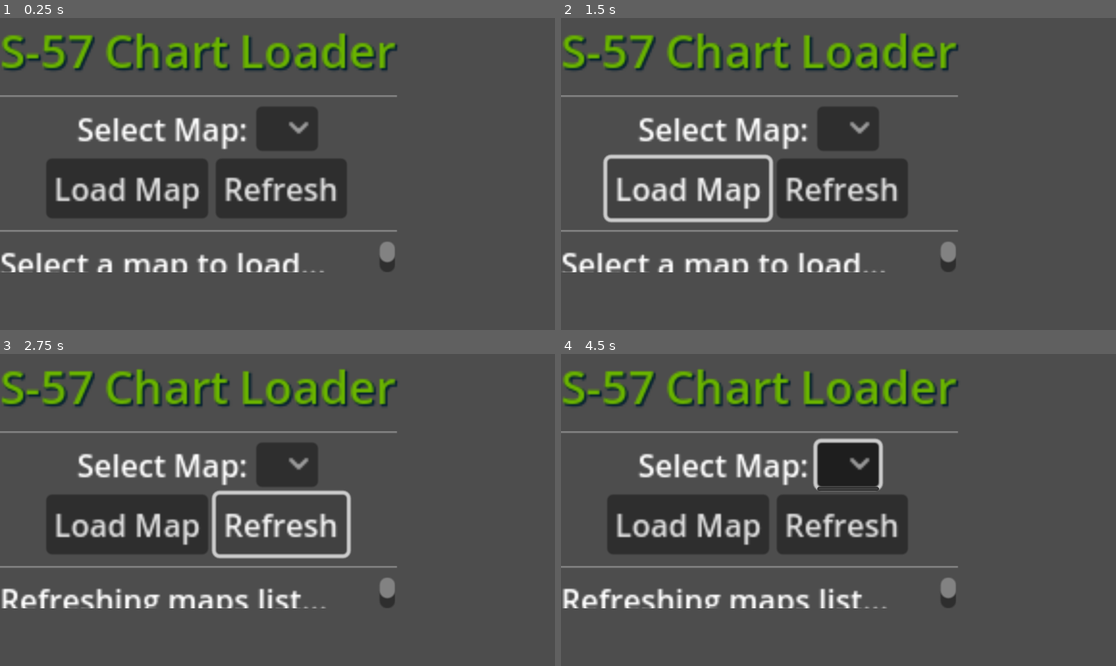
Above: before the commit, frames 1-4 (two rows, left to right).
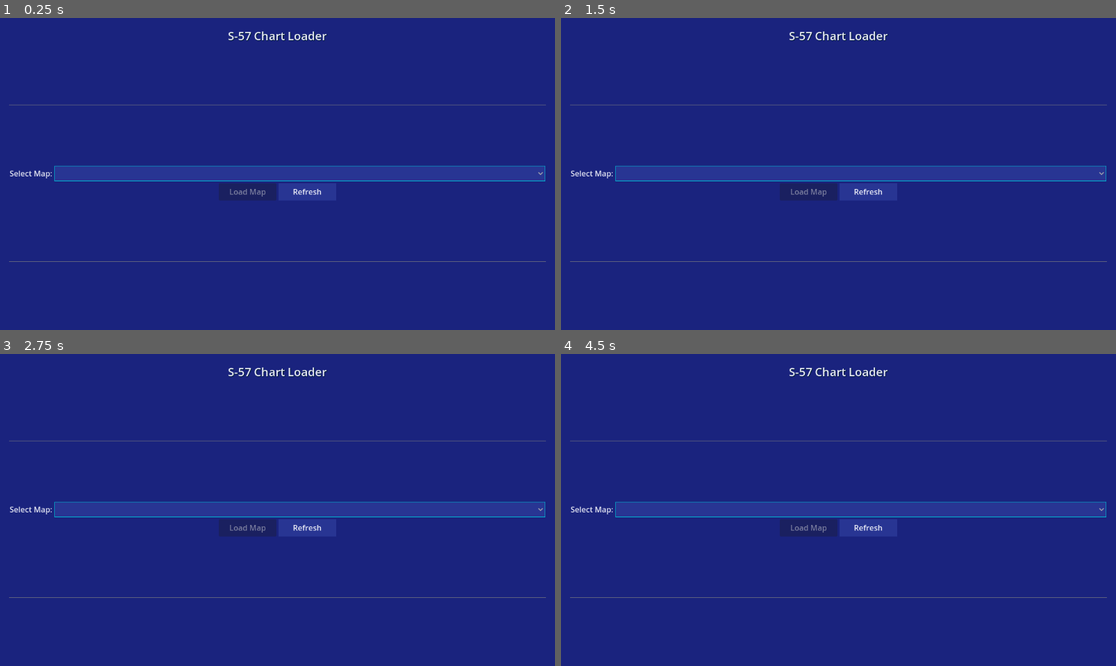
Above: after the commit, the same moments.

Repository: teakdemir/Godot_S57
Game: Godot game, scene res://scenes/WORLD/Main.tscn
The game is run twice, just before and just after one commit, with the same random seed, the same clock (stepped at 60 frames per second) and the same inputs. The project has no main scene, so this scene is started directly.
Inputs (mouse positions are in pixels of both pictures, inside the frame that each line leads up to; where the layout moved, square brackets give the same spot in the first picture):
- Up to frame 1 (0.25 s): no input
- Up to frame 2 (1.5 s): click (860, 174) [849, 127] at 0.5 s; click (688, 189) at 1.25 s, where only the run before the commit has a clickable "Load Map"
- Up to frame 3 (2.75 s): click "Refresh" at 2 s
- Up to frame 4 (4.5 s): click (860, 510) [849, 463] at 2.75 s; click "Refresh" at 3.5 s; click (860, 510) [849, 463] at 4.25 s

The runs differ from the first frame. In frame 1, 100% of the frame differs, in the area x 0-100%, y 0-100%; in frame 2, 100%; in frame 3, 100%; in frame 4, 100%.

Commit message:
butonlar bozuldu

Diff:
--- a/godot_s57/Scripts/WORLD_sc/UI.gd
+++ b/godot_s57/Scripts/WORLD_sc/UI.gd
@@ -4,23 +4,34 @@
 signal map_selected(map_id: int)
 signal refresh_requested
 
-@onready var map_dropdown: OptionButton = $VBoxContainer/HBoxContainer/MapDropdown
-@onready var load_button: Button = $VBoxContainer/HBoxContainer2/LoadButton
-@onready var refresh_button: Button = $VBoxContainer/HBoxContainer2/RefreshButton
-@onready var info_label: RichTextLabel = $VBoxContainer/InfoLabel
+@onready var map_dropdown: OptionButton = $MainMargin/VBoxContainer/HBoxContainer/MapDropdown
+@onready var load_button: Button = $MainMargin/VBoxContainer/HBoxContainer2/LoadButton
+@onready var refresh_button: Button = $MainMargin/VBoxContainer/HBoxContainer2/RefreshButton
+@onready var info_label: RichTextLabel = $MainMargin/VBoxContainer/InfoArea/InfoLabel
 
 var available_maps: Array[MapData.ChartInfo] = []
 var selected_map_id: int = -1
 
 func _ready():
-	load_button.pressed.connect(_on_load_pressed)
-	refresh_button.pressed.connect(_on_refresh_pressed)
-	map_dropdown.item_selected.connect(_on_map_selected)
+	# Null check before connecting
+	if map_dropdown:
+		map_dropdown.item_selected.connect(_on_map_selected)
+	if load_button:
+		load_button.pressed.connect(_on_load_pressed)
+	if refresh_button:
+		refresh_button.pressed.connect(_on_refresh_pressed)
 
-	load_button.disabled = true
-	info_label.text = "Select a map to load..."
+	# Safe text assignment
+	if info_label:
+		info_label.text = "Maritime Chart Analyzer Ready"
+
+	if load_button:
+		load_button.disabled = true
 
 func populate_maps(maps_data: Array):
+	if not map_dropdown or not info_label:
+		return
+
 	available_maps.clear()
 	map_dropdown.clear()
 
@@ -28,50 +39,47 @@
 		var chart_info = MapData.ChartInfo.new(map_data)
 		available_maps.append(chart_info)
 
-		var display_text = chart_info.map_name + " (" + str(chart_info.seaare_area_km2) + " km²)"
+		var display_text = chart_info.map_name + " | " + str(int(chart_info.seaare_area_km2)) + "km²"
 		map_dropdown.add_item(display_text)
 		map_dropdown.set_item_metadata(map_dropdown.get_item_count() - 1, chart_info.id)
 
 	info_label.text = "Found " + str(available_maps.size()) + " maps. Select one to load."
-	load_button.disabled = available_maps.is_empty()
+	if load_button:
+		load_button.disabled = available_maps.is_empty()
 
 func _on_map_selected(index: int):
+	if not info_label or not load_button:
+		return
+
 	if index >= 0 and index < available_maps.size():
 		selected_map_id = map_dropdown.get_item_metadata(index)
 		var selected_chart = available_maps[index]
 
-		info_label.text = "Selected: " + selected_chart.map_name + "\n"
-		info_label.text += "SEAARE Area: " + str(selected_chart.seaare_area_km2) + " km²\n"
-		info_label.text += "Objects: " + str(selected_chart.total_objects) + "\n"
-		info_label.text += "Scale will be: " + calculate_scale_info(selected_chart.seaare_area_km2)
+		var info_text = "Selected: " + selected_chart.map_name + "\n"
+		info_text += "Sea Area: " + str(selected_chart.seaare_area_km2) + " km²\n"
+		info_text += "Objects: " + str(selected_chart.total_objects)
 
+		info_label.text = info_text
 		load_button.disabled = false
 
-func calculate_scale_info(seaare_area: float) -> String:
-	if seaare_area < 100:
-		return "1:500 (Coastal Detail)"
-	elif seaare_area < 1000:
-		return "1:1000 (Approach Chart)"
-	elif seaare_area < 10000:
-		return "1:2000 (Regional Chart)"
-	else:
-		return "1:5000 (General Chart)"
-
 func _on_load_pressed():
-	if selected_map_id > 0:
+	if selected_map_id > 0 and info_label and load_button:
 		info_label.text += "\n\nLoading map..."
 		load_button.disabled = true
 		map_selected.emit(selected_map_id)
 
 func _on_refresh_pressed():
-	info_label.text = "Refreshing maps list..."
-	map_dropdown.clear()
-	load_button.disabled = true
-	refresh_requested.emit()
+	if info_label and map_dropdown and load_button:
+		info_label.text = "Refreshing maps list..."
+		map_dropdown.clear()
+		load_button.disabled = true
+		refresh_requested.emit()
 
 func show_loading_status(message: String):
-	info_label.text += "\n" + message
+	if info_label:
+		info_label.text += "\n" + message
 
 func show_error(error_message: String):
-	info_label.text += "\nError: " + error_message
-	load_button.disabled = false
+	if info_label and load_button:
+		info_label.text += "\nError: " + error_message
+		load_button.disabled = false
--- a/godot_s57/scenes/WORLD/UI.tscn
+++ b/godot_s57/scenes/WORLD/UI.tscn
@@ -1,8 +1,26 @@
-[gd_scene load_steps=3 format=3 uid="uid://bxy5yokaue7dw"]
+[gd_scene load_steps=6 format=3 uid="uid://bxy5yokaue7dw"]
 
 [ext_resource type="Script" uid="uid://lpr03b0pbhcq" path="res://Scripts/WORLD_sc/UI.gd" id="1_hfun2"]
 
 [sub_resource type="Theme" id="Theme_hfun2"]
+
+[sub_resource type="StyleBoxFlat" id="StyleBoxFlat_hfun2"]
+bg_color = Color(0.156863, 0.207843, 0.576471, 1)
+border_width_left = 1
+border_width_top = 1
+border_width_right = 1
+border_width_bottom = 1
+border_color = Color(0, 0.737255, 0.831373, 1)
+
+[sub_resource type="StyleBoxFlat" id="StyleBoxFlat_pear7"]
+bg_color = Color(0, 0.737255, 0.831373, 1)
+corner_radius_top_left = 4
+corner_radius_top_right = 4
+corner_radius_bottom_right = 4
+corner_radius_bottom_left = 4
+
+[sub_resource type="StyleBoxFlat" id="StyleBoxFlat_lwh8l"]
+bg_color = Color(0.156863, 0.207843, 0.576471, 1)
 
 [node name="Ui" type="Control"]
 layout_mode = 3
@@ -13,65 +31,101 @@
 grow_vertical = 2
 script = ExtResource("1_hfun2")
 
-[node name="VBoxContainer" type="VBoxContainer" parent="."]
-layout_mode = 0
-offset_right = 156.0
-offset_bottom = 132.0
-scale = Vector2(4, 4)
+[node name="BackGround" type="ColorRect" parent="."]
+layout_mode = 1
+anchors_preset = 15
+anchor_right = 1.0
+anchor_bottom = 1.0
+grow_horizontal = 2
+grow_vertical = 2
+color = Color(0.101961, 0.137255, 0.494118, 1)
+
+[node name="MainMargin" type="MarginContainer" parent="."]
+layout_mode = 1
+anchors_preset = 15
+anchor_right = 1.0
+anchor_bottom = 1.0
+grow_horizontal = 2
+grow_vertical = 2
+theme_override_constants/margin_left = 20
+theme_override_constants/margin_top = 20
+theme_override_constants/margin_right = 20
+theme_override_constants/margin_bottom = 20
+
+[node name="VBoxContainer" type="VBoxContainer" parent="MainMargin"]
+layout_mode = 2
 theme = SubResource("Theme_hfun2")
 
-[node name="HBoxContainer3" type="HBoxContainer" parent="VBoxContainer"]
+[node name="HBoxContainer3" type="HBoxContainer" parent="MainMargin/VBoxContainer"]
 layout_mode = 2
 alignment = 1
 
-[node name="Label" type="Label" parent="VBoxContainer/HBoxContainer3"]
+[node name="Label" type="Label" parent="MainMargin/VBoxContainer/HBoxContainer3"]
 layout_mode = 2
-theme_override_colors/font_color = Color(0.415686, 0.701961, 0, 1)
+theme_override_colors/font_color = Color(0.909804, 0.917647, 0.964706, 1)
 theme_override_colors/font_shadow_color = Color(0, 0.113725, 0.188235, 1)
 theme_override_font_sizes/font_size = 24
 text = "S-57 Chart Loader"
 horizontal_alignment = 1
 vertical_alignment = 1
 
-[node name="HSeparator" type="HSeparator" parent="VBoxContainer"]
+[node name="HSeparator" type="HSeparator" parent="MainMargin/VBoxContainer"]
 layout_direction = 2
 layout_mode = 2
 size_flags_vertical = 3
 
-[node name="HBoxContainer" type="HBoxContainer" parent="VBoxContainer"]
+[node name="HBoxContainer" type="HBoxContainer" parent="MainMargin/VBoxContainer"]
 layout_mode = 2
+size_flags_vertical = 4
 alignment = 1
 
-[node name="Label" type="Label" parent="VBoxContainer/HBoxContainer"]
+[node name="Label" type="Label" parent="MainMargin/VBoxContainer/HBoxContainer"]
 layout_mode = 2
+theme_override_colors/font_color = Color(0.909804, 0.917647, 0.964706, 1)
 text = "Select Map:"
 horizontal_alignment = 1
 vertical_alignment = 1
 
-[node name="MapDropdown" type="OptionButton" parent="VBoxContainer/HBoxContainer"]
+[node name="MapDropdown" type="OptionButton" parent="MainMargin/VBoxContainer/HBoxContainer"]
+custom_minimum_size = Vector2(400, 32)
 layout_mode = 2
+size_flags_horizontal = 3
+theme_override_colors/font_color = Color(0.909804, 0.917647, 0.964706, 1)
+theme_override_styles/normal = SubResource("StyleBoxFlat_hfun2")
 
-[node name="HBoxContainer2" type="HBoxContainer" parent="VBoxContainer"]
+[node name="HBoxContainer2" type="HBoxContainer" parent="MainMargin/VBoxContainer"]
 layout_mode = 2
+size_flags_vertical = 4
 alignment = 1
 
-[node name="LoadButton" type="Button" parent="VBoxContainer/HBoxContainer2"]
+[node name="LoadButton" type="Button" parent="MainMargin/VBoxContainer/HBoxContainer2"]
+custom_minimum_size = Vector2(120, 36)
 layout_mode = 2
+theme_override_colors/font_color = Color(0.909804, 0.917647, 0.964706, 1)
+theme_override_styles/normal = SubResource("StyleBoxFlat_pear7")
 text = "Load Map"
 icon_alignment = 1
 
-[node name="RefreshButton" type="Button" parent="VBoxContainer/HBoxContainer2"]
+[node name="RefreshButton" type="Button" parent="MainMargin/VBoxContainer/HBoxContainer2"]
+custom_minimum_size = Vector2(120, 36)
 layout_mode = 2
+theme_override_colors/font_color = Color(0.909804, 0.917647, 0.964706, 1)
+theme_override_styles/normal = SubResource("StyleBoxFlat_lwh8l")
 text = "Refresh"
 icon_alignment = 1
 
-[node name="HSeparator2" type="HSeparator" parent="VBoxContainer"]
+[node name="HSeparator2" type="HSeparator" parent="MainMargin/VBoxContainer"]
 layout_mode = 2
 size_flags_vertical = 3
 
-[node name="InfoLabel" type="RichTextLabel" parent="VBoxContainer"]
+[node name="InfoArea" type="ScrollContainer" parent="MainMargin"]
 layout_mode = 2
+
+[node name="InfoLabel" type="RichTextLabel" parent="MainMargin/InfoArea"]
+layout_mode = 2
+size_flags_horizontal = 3
 size_flags_vertical = 3
-size_flags_stretch_ratio = 10.0
-text = "Loading Maps..."
-tab_size = 10
+theme_override_colors/default_color = Color(0.909804, 0.917647, 0.964706, 1)
+theme_override_font_sizes/normal_font_size = 14
+bbcode_enabled = true
+fit_content = true
